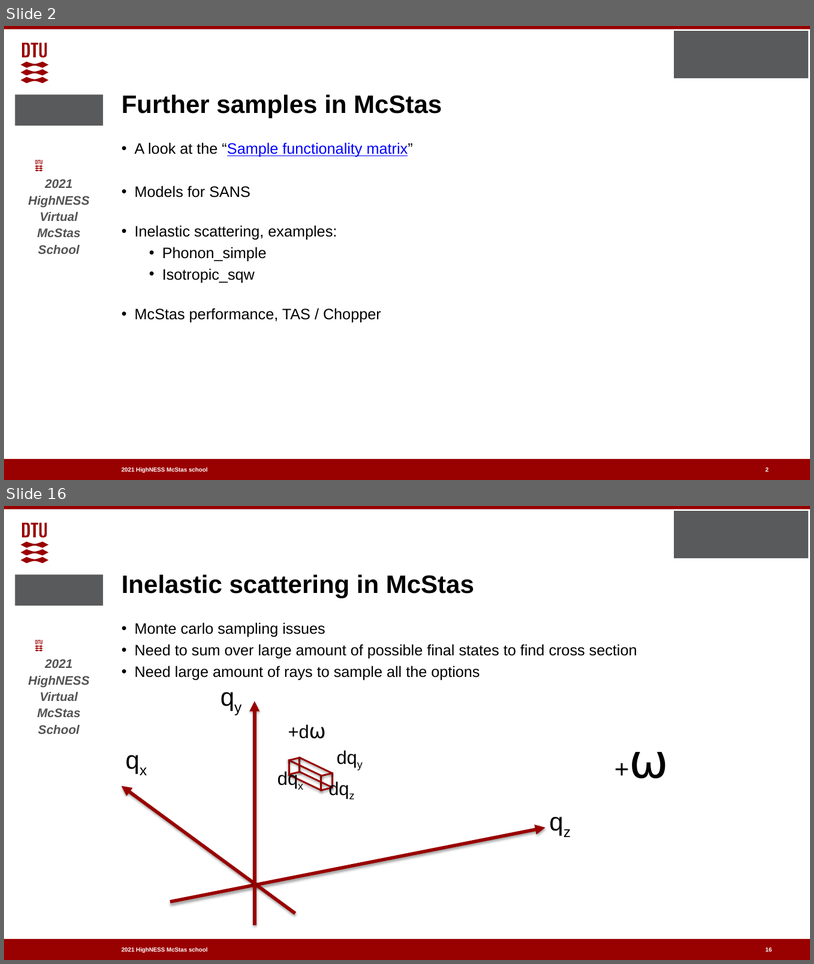
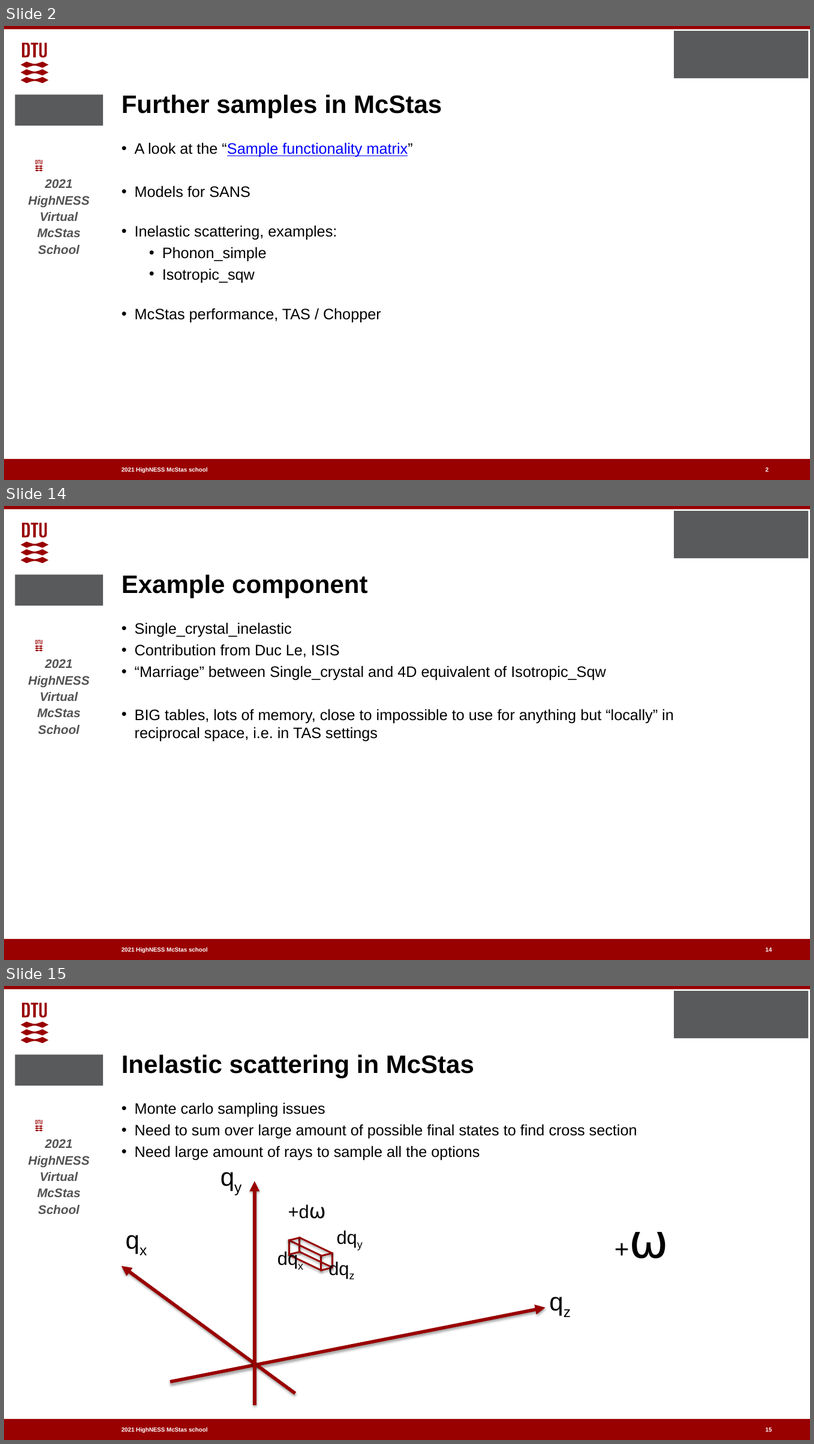
Before and after one commit to McStasMcXtrace/Schools, a slide deck: ESS_May_2021/Thursday_May_6th/2_Samples_II/More_samples.pptx. Shown one above the other, each under a label of ours: slides 2 and 16 before the commit, slides 2, 14 and 15 after it; the slides between them are not shown. The pictures are 814x964 and 814x1444 pixels, drawn with LibreOffice and Linux fonts; fonts in the diff are those of the drawing; background and template pictures are left out. Boxes give left, top, right and bottom in pixels: in the first picture for what was removed or moved away, otherwise in the second. Text is boxed around its words. In the diff, an @@ line names an element or a change of style, - is before the commit and + after.

```diff
--- a/ESS_May_2021/Thursday_May_6th/2_Samples_II/More_samples.pptx
+++ b/ESS_May_2021/Thursday_May_6th/2_Samples_II/More_samples.pptx
@@ slide 14 added at (x1=4, y1=506, x2=810, y2=960), background #FFFFFF; not listed: 8 template elements that a slide beside it also shows @@
@@ title added at (x1=122, y1=574, x2=368, y2=598), 30 pt, text #000000, bold @@
+Example component
@@ text added at (x1=135, y1=622, x2=674, y2=742), 18 pt, text #000000 @@
+• Single_crystal_inelastic
+• Contribution from Duc Le, ISIS
+• “Marriage” between Single_crystal and 4D equivalent of Isotropic_Sqw
+• BIG tables, lots of memory, close to impossible to use for anything but “locally” in reciprocal space, i.e. in TAS settings
@@ page number added at (x1=766, y1=948, x2=773, y2=952), 7 pt, text #FFFFFF, bold @@
+14
@@ what was slide 16 is now slide 15 @@
```
Also in this commit, not shown: 8 slides changed, 5 other slides added, 7 slides removed, 2 other files.
